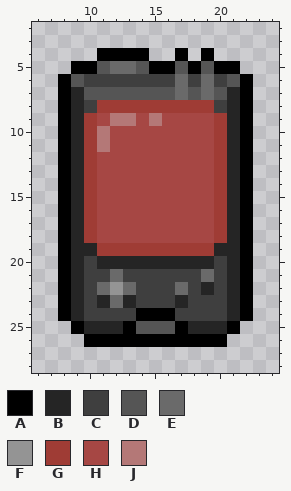
Pixel-art sprite, stored at Resources/Textures/Objects/Fun/pai.rsi/syndicate-icon-pai-off.png. Above, as it was before the edit.
The file is 32x32 pixels. Shown: x 6..24, y 2..28.
Palette (. is transparent): A #000000  B #252525  C #3f3f3f  D #555555  E #6a6a6a  F #949494  G #9f3c35  H #a64744  J #b47877
Pixels before, first column x 8:
 4 ...AAAA..A.A...
 5 .AADEEDAADADAA.
 6 ADCCCCCCCECECDA
 7 ABDDDDDDDEDEDBA
 8 ABCGGGGGGGGGCBA
 9 ABGHJJHJHHHHGBA
10 ABGJHHHHHHHHGBA
11 ABGJHHHHHHHHGBA
12 ABGHHHHHHHHHGBA
13 ABGHHHHHHHHHGBA
14 ABGHHHHHHHHHGBA
15 ABGHHHHHHHHHGBA
16 ABGHHHHHHHHHGBA
17 ABGHHHHHHHHHGBA
18 ABGHHHHHHHHHGBA
19 ABBGGGGGGGGGBBA
20 ABCBBBBBBBBBCBA
21 ABCCECCCCCCECBA
22 ABCEFECCCECBCBA
23 ABCBEBCCCBCCCBA
24 ABCCCCAAACCCCBA
25 .ABBBADDDABBBA.
26 ..AAAAAAAAAAA..
The result:
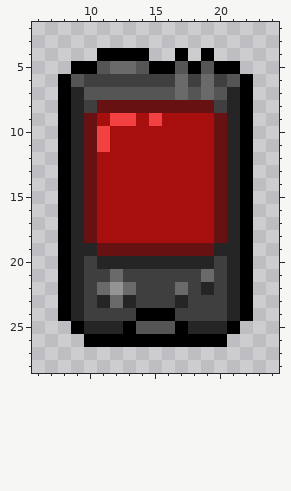
Diff:
Colour G changes from #9f3c35 to #681113.
Colour H changes from #a64744 to #a60f0e.
Colour J changes from #b47877 to #f34141.
Boxes around the changes in both pictures, in picture pixels (x1, y1, x2, y2):
changed: (84, 100, 227, 256)
